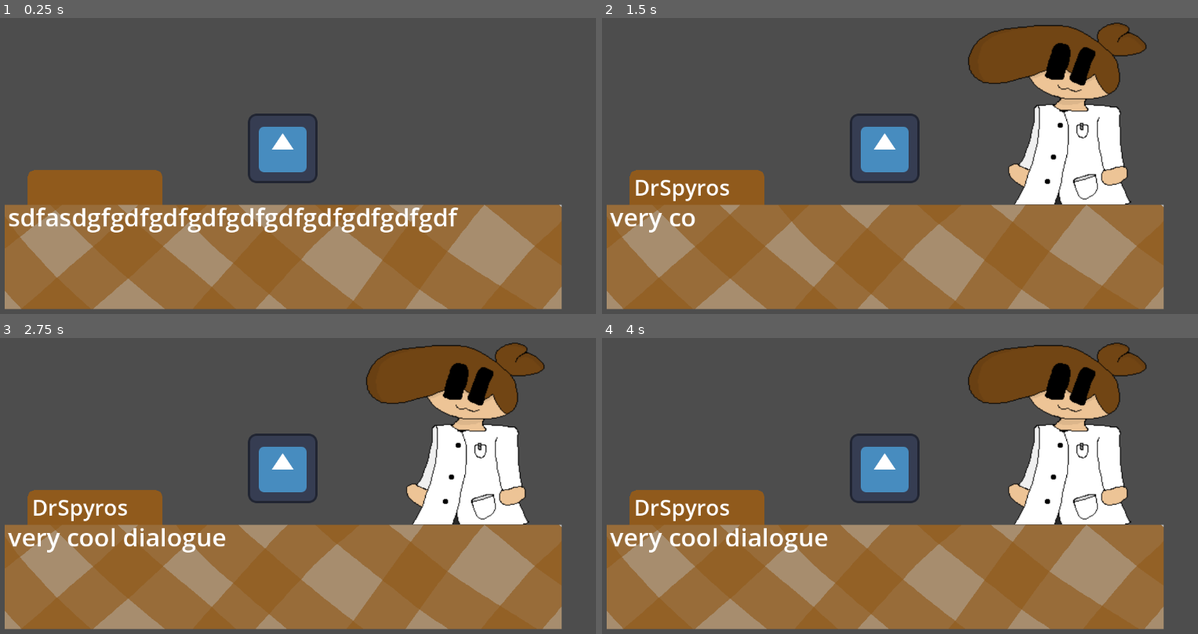
Above: before the commit, frames 1-4 (two rows, left to right).
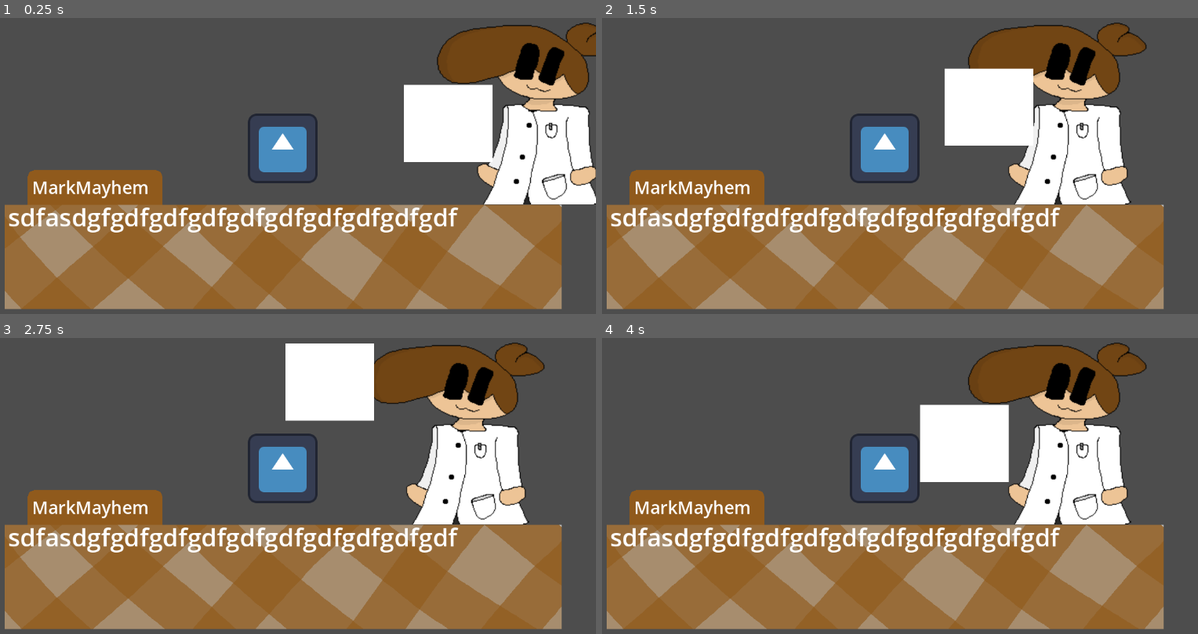
Above: after the commit, the same moments.

Repository: DrSpyros/BreadDatingSimulator
Game: Godot game, scene res://Scenes/Map Scenes/Main.tscn
The game is run twice, just before and just after one commit, with the same random seed, the same clock (stepped at 60 frames per second) and the same inputs. Before the commit the project starts from res://player.tscn. The engine's default icon, where the game draws it, is replaced by a stand-in: a white triangle on a blue panel in a dark square.
Inputs:
- Up to frame 1 (0.25 s): no input
- Up to frame 2 (1.5 s): hold D (Right, bound only after the commit) 0.53-1.28 s; hold S (Down, bound only after the commit) from 1.28 s (still down)
- Up to frame 3 (2.75 s): release S (Down, bound only after the commit) at 2.03 s; hold D (Right, bound only after the commit) from 2.03 s (still down)
- Up to frame 4 (4 s): release D (Right, bound only after the commit) at 2.78 s; hold W (Up, bound only after the commit) 2.78-3.53 s; hold A (Left, bound only after the commit) from 3.53 s (still down)

The runs differ from the first frame. In frame 1, 15% of the frame differs, in the area x 5-100%, y 1-63%; in frame 2, 7.0%; in frame 3, 7.2%; in frame 4, 7.2%.
Error after the commit: Invalid assignment of property or key 'text' with value of type 'String' on a base object of type 'null instance'. (res://Scripts/Game)

Commit message:
I dont even remember what I did, but I did smth

Diff:
--- a/Dialogue.tscn
+++ b/Dialogue.tscn
@@ -1,10 +1,33 @@
-[gd_scene load_steps=6 format=3 uid="uid://bkl3fhfksgc81"]
+[gd_scene load_steps=10 format=3 uid="uid://bkl3fhfksgc81"]
 
-[ext_resource type="Script" path="res://Scripts/Game Scripts/Dialogue.gd" id="1_fnd5i"]
+[ext_resource type="Script" path="res://Scripts/Game Scripts/Dialogue/Dialogue.gd" id="1_07mgi"]
+[ext_resource type="Script" path="res://Scripts/Game Scripts/Dialogue/DialogueAnimations.gd" id="2_a0mlj"]
 [ext_resource type="Texture2D" uid="uid://dotgry8kyqlpc" path="res://Images/DialogueBox.png" id="2_h2tyv"]
-[ext_resource type="Script" path="res://Scripts/Game Scripts/SetDialogueTexture.gd" id="3_cagfo"]
-[ext_resource type="Script" path="res://Scripts/Game Scripts/SetDialogueName.gd" id="3_i0key"]
-[ext_resource type="Script" path="res://Scripts/Game Scripts/SetDialogueText.gd" id="3_jry25"]
+[ext_resource type="Script" path="res://Scripts/Game Scripts/Dialogue/SetDialogueText.gd" id="3_qphd3"]
+[ext_resource type="Script" path="res://Scripts/Game Scripts/Dialogue/SetDialogueName.gd" id="4_gwdcd"]
+[ext_resource type="Texture2D" uid="uid://gu314j241sam" path="res://Images/CharacterSprites/DrSpyros/Neutral.png" id="5_wnl8y"]
+[ext_resource type="Script" path="res://Scripts/Game Scripts/Dialogue/SetDialogueTexture.gd" id="6_q1h8e"]
+
+[sub_resource type="Animation" id="Animation_pv6yx"]
+resource_name = "StartDialogue"
+length = 0.3
+tracks/0/type = "value"
+tracks/0/imported = false
+tracks/0/enabled = true
+tracks/0/path = NodePath("DialogueBox/Sprite2D:position")
+tracks/0/interp = 1
+tracks/0/loop_wrap = true
+tracks/0/keys = {
+"times": PackedFloat32Array(0, 0.0001, 0.0002, 0.0003, 0.3),
+"transitions": PackedFloat32Array(1, 1, 1, 1, 1),
+"update": 0,
+"values": [Vector2(1278, -183), Vector2(1278, -183), Vector2(1278, -183), Vector2(1278, -183), Vector2(809, -183)]
+}
+
+[sub_resource type="AnimationLibrary" id="AnimationLibrary_5wxjk"]
+_data = {
+"StartDialogue": SubResource("Animation_pv6yx")
+}
 
 [node name="Dialogue" type="ColorRect"]
 anchors_preset = 15
@@ -13,7 +36,13 @@
 grow_horizontal = 2
 grow_vertical = 2
 color = Color(0, 0, 0, 0.0470588)
-script = ExtResource("1_fnd5i")
+script = ExtResource("1_07mgi")
+
+[node name="AnimationPlayer" type="AnimationPlayer" parent="."]
+libraries = {
+"": SubResource("AnimationLibrary_5wxjk")
+}
+script = ExtResource("2_a0mlj")
 
 [node name="Dialoguebox" type="Sprite2D" parent="."]
 position = Vector2(582, 465)
@@ -28,7 +57,7 @@
 theme_override_font_sizes/font_size = 46
 text = "sdfasdgfgdfgdfgdfgdfgdfgdfgdfgdfgdf"
 autowrap_mode = 3
-script = ExtResource("3_jry25")
+script = ExtResource("3_qphd3")
 
 [node name="DialogueName" type="Label" parent="DialogueBox"]
 layout_mode = 0
@@ -36,15 +65,18 @@
 offset_top = -50.0
 offset_right = 270.0
 offset_bottom = 6.0
-theme_override_font_sizes/font_size = 40
+theme_override_font_sizes/font_size = 32
+text = "MarkMayhem"
 vertical_alignment = 1
-script = ExtResource("3_i0key")
+script = ExtResource("4_gwdcd")
 
 [node name="Sprite2D" type="Sprite2D" parent="DialogueBox"]
-position = Vector2(809, -183)
+position = Vector2(1320, -183)
 scale = Vector2(1.568, 1.5)
-script = ExtResource("3_cagfo")
+texture = ExtResource("5_wnl8y")
+script = ExtResource("6_q1h8e")
 
+[connection signal="PlayAnim" from="." to="AnimationPlayer" method="_on_dialogue_play_anim"]
 [connection signal="SetName" from="." to="DialogueBox/DialogueName" method="_on_dialogue_set_name"]
 [connection signal="SetText" from="." to="DialogueBox" method="_on_dialogue_set_text"]
 [connection signal="SetTexture" from="." to="DialogueBox/Sprite2D" method="_on_dialogue_set_texture"]
--- /dev/null
+++ b/Scenes/Map Scenes/Main.tscn
@@ -0,0 +1,13 @@
+[gd_scene load_steps=2 format=3 uid="uid://2erod873vqlo"]
+
+[ext_resource type="PackedScene" uid="uid://cp6au103w5fhw" path="res://player.tscn" id="1_55hbp"]
+
+[node name="Node2D" type="Node2D"]
+
+[node name="Player" parent="." instance=ExtResource("1_55hbp")]
+
+[node name="ColorRect" type="ColorRect" parent="."]
+offset_left = 223.0
+offset_top = -117.0
+offset_right = 386.0
+offset_bottom = 25.0
--- a/Scenes/Player Scenes/Dialogue.tscn
+++ b/Scenes/Player Scenes/Dialogue.tscn
@@ -1,8 +1,8 @@
 [gd_scene load_steps=4 format=3 uid="uid://d4hwsc226hdq8"]
 
-[ext_resource type="Script" path="res://Scripts/Game Scripts/Dialogue.gd" id="1_fnd5i"]
+[ext_resource type="Script" path="res://Scripts/Game Scripts/Dialogue/Dialogue.gd" id="1_fnd5i"]
 [ext_resource type="Texture2D" uid="uid://dotgry8kyqlpc" path="res://Images/DialogueBox.png" id="2_h2tyv"]
-[ext_resource type="Script" path="res://Scripts/Game Scripts/SetDialogueTexture.gd" id="3_cagfo"]
+[ext_resource type="Script" path="res://Scripts/Game Scripts/Dialogue/SetDialogueTexture.gd" id="3_cagfo"]
 
 [node name="Dialogue" type="Control"]
 layout_mode = 3
--- /dev/null
+++ b/Scripts/Game Scripts/Dialogue/Dialogue.gd
@@ -0,0 +1,39 @@
+extends ColorRect
+
+signal SetText(DialogueText)
+signal SetTexture(CharTexture)
+signal SetName(CharName)
+signal PlayAnim(Anim)
+var AnimationPlayed = false
+
+func _ready():
+	$Dialoguebox.text = "a"
+	visible = true
+	await get_tree().create_timer(2).timeout
+	SendDialogue("yes hello it;s me hot whoman", "MarkMayhem", "Talking_Neutral")
+
+func _process(delta):
+	if visible == true:
+		if AnimationPlayed == false:
+			AnimationPlayed = true
+			emit_signal("PlayAnim", "StartDialogue")
+	else:
+		AnimationPlayed = false
+
+func SendDialogue(DialogueText, Name, State):
+	visible = true
+	var CharTexture = "res://Images/CharacterSprites/" + str(Name) + "/" + str(State) + ".png"
+	emit_signal("SetTexture", CharTexture)
+	emit_signal("SetName", Name)
+	emit_signal("SetText", "")
+	await get_tree().create_timer(0.5).timeout
+	for Index in DialogueText.length():
+		var CutText = DialogueText.erase(Index, DialogueText.length())
+		emit_signal("SetText", CutText)
+		await get_tree().create_timer(0.05).timeout
+
+	emit_signal("SetText", DialogueText)
+
+func EndDialogue():
+	var AnimationPlayed = false
+	visible = false
--- /dev/null
+++ b/Scripts/Game Scripts/Dialogue/DialogueAnimations.gd
@@ -0,0 +1,4 @@
+extends AnimationPlayer
+
+func _on_dialogue_play_anim(Anim):
+	play(Anim)
--- /dev/null
+++ b/Scripts/Game Scripts/Dialogue/SetDialogueName.gd
@@ -0,0 +1,4 @@
+extends Label
+
+func _on_dialogue_set_name(CharName):
+	text = CharName
--- /dev/null
+++ b/Scripts/Game Scripts/Dialogue/SetDialogueText.gd
@@ -0,0 +1,4 @@
+extends Label
+
+func _on_dialogue_set_text(DialogueText):
+	text = DialogueText
--- /dev/null
+++ b/Scripts/Game Scripts/Dialogue/SetDialogueTexture.gd
@@ -0,0 +1,6 @@
+extends Sprite2D
+
+func _on_dialogue_set_texture(CharTexture):
+	var LoadedCharTexture = load(CharTexture)
+	print(CharTexture)
+	texture = LoadedCharTexture
--- a/Scripts/Player Scripts/PlayerMovement.gd
+++ b/Scripts/Player Scripts/PlayerMovement.gd
@@ -2,6 +2,7 @@
 
 @export var Speed = 150
 @export var CanMove = true
+
 
 func get_input():
 	var input_direction = Vector2.ZERO
@@ -15,7 +16,5 @@
 
 	move_and_slide()
 
-
 func _physics_process(delta):
-
 	get_input()
--- a/project.godot
+++ b/project.godot
@@ -11,20 +11,41 @@
 [application]
 
 config/name="Bread Dating Sim"
-run/main_scene="res://player.tscn"
+run/main_scene="res://Scenes/Map Scenes/Main.tscn"
 config/features=PackedStringArray("4.2", "Mobile")
 config/icon="res://icon.svg"
 
 [autoload]
 
 AL="*res://Scripts/Game Scripts/Autoload.gd"
-Dialogue="*res://Scripts/Game Scripts/Dialogue.gd"
+Dialogue="*res://Scripts/Game Scripts/Dialogue/Dialogue.gd"
 
 [input]
 
 Up={
 "deadzone": 0.5,
-"events": []
+"events": [Object(InputEventKey,"resource_local_to_scene":false,"resource_name":"","device":-1,"window_id":0,"alt_pressed":false,"shift_pressed":false,"ctrl_pressed":false,"meta_pressed":false,"pressed":false,"keycode":0,"physical_keycode":87,"key_label":0,"unicode":119,"echo":false,"script":null)
+]
+}
+Down={
+"deadzone": 0.5,
+"events": [Object(InputEventKey,"resource_local_to_scene":false,"resource_name":"","device":-1,"window_id":0,"alt_pressed":false,"shift_pressed":false,"ctrl_pressed":false,"meta_pressed":false,"pressed":false,"keycode":0,"physical_keycode":83,"key_label":0,"unicode":115,"echo":false,"script":null)
+]
+}
+Left={
+"deadzone": 0.5,
+"events": [Object(InputEventKey,"resource_local_to_scene":false,"resource_name":"","device":-1,"window_id":0,"alt_pressed":false,"shift_pressed":false,"ctrl_pressed":false,"meta_pressed":false,"pressed":false,"keycode":0,"physical_keycode":65,"key_label":0,"unicode":97,"echo":false,"script":null)
+]
+}
+Right={
+"deadzone": 0.5,
+"events": [Object(InputEventKey,"resource_local_to_scene":false,"resource_name":"","device":-1,"window_id":0,"alt_pressed":false,"shift_pressed":false,"ctrl_pressed":false,"meta_pressed":false,"pressed":false,"keycode":0,"physical_keycode":68,"key_label":0,"unicode":100,"echo":false,"script":null)
+]
+}
+Interact={
+"deadzone": 0.5,
+"events": [Object(InputEventKey,"resource_local_to_scene":false,"resource_name":"","device":-1,"window_id":0,"alt_pressed":false,"shift_pressed":false,"ctrl_pressed":false,"meta_pressed":false,"pressed":false,"keycode":0,"physical_keycode":69,"key_label":0,"unicode":101,"echo":false,"script":null)
+]
 }
 
 [rendering]
Binary file added: Images/CharacterSprites/DrSpyros/Talking_Neutral.png
Not shown, added: Images/CharacterSprites/DrSpyros/Talking_Neutral.png.import
Binary file added: Images/CharacterSprites/MarkMayhem/Neutral.png
Not shown, added: Images/CharacterSprites/MarkMayhem/Neutral.png.import
Binary file added: Images/CharacterSprites/MarkMayhem/Talking_Neutral.png
Not shown, added: Images/CharacterSprites/MarkMayhem/Talking_Neutral.png.import
Not shown, added: Scenes/Map Scenes/Mai8383.tmp
Not shown, added: Scenes/Map Scenes/MaiD740.tmp
